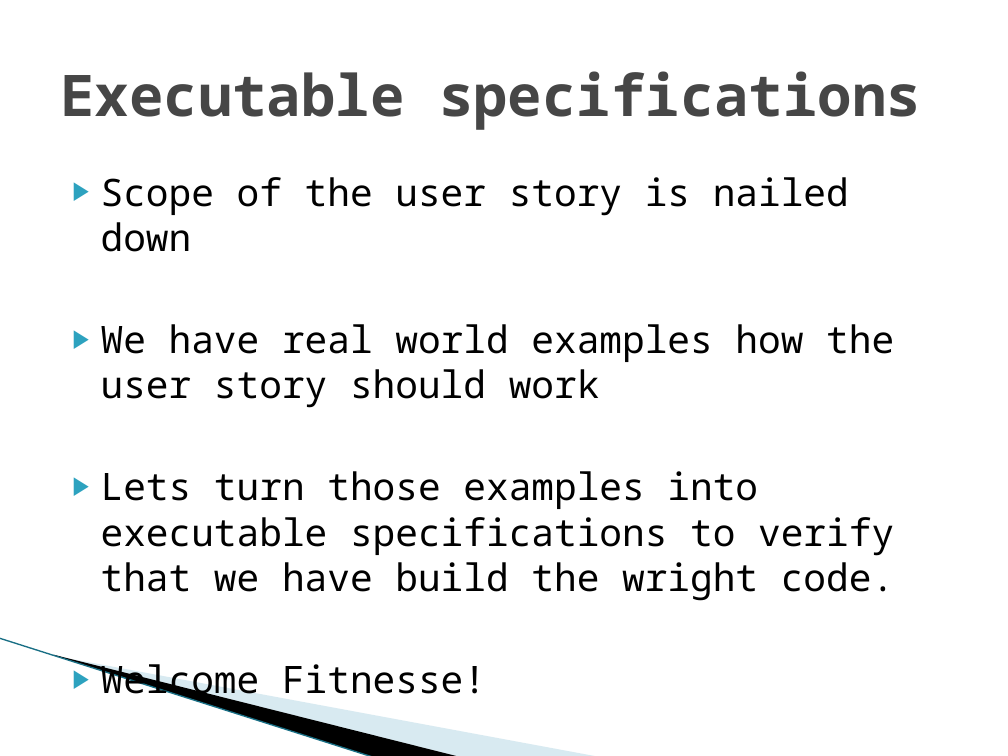
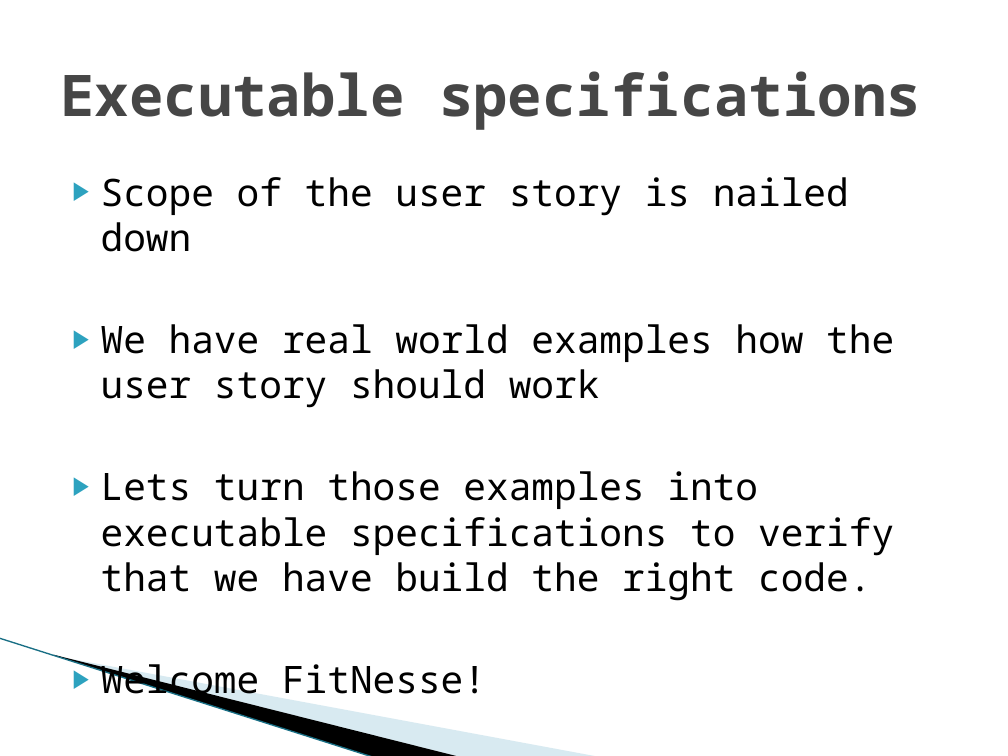
Before and after one commit to michelgrootjans/agileacceptancetesting, a slide deck: slide 12 of Slides/20090514_iLearn_AgileAcceptanceTesting.pptx (slide 9 before the commit). Drawn at 1008x756 pixels with LibreOffice and Linux fonts; fonts in the diff are those of the drawing; background and template pictures are left out. Boxes give left, top, right and bottom in pixels: in the first picture for what was removed or moved away, otherwise in the second. Text is boxed around its words. In the diff, an @@ line names an element or a change of style, - is before the commit and + after.

```diff
--- a/Slides/20090514_iLearn_AgileAcceptanceTesting.pptx
+++ b/Slides/20090514_iLearn_AgileAcceptanceTesting.pptx
@@ text at (101, 471, 894, 601): text changed @@
-▶ Lets turn those examples into executable specifications to verify that we have build the wright code.
-▶ Welcome Fitnesse!
+▶ Lets turn those examples into executable specifications to verify that we have build the right code.
+▶ Welcome FitNesse!
```
Also in this commit, not shown: 3 other slides changed, 2 slides added, 1 slide removed, 18 other files.
